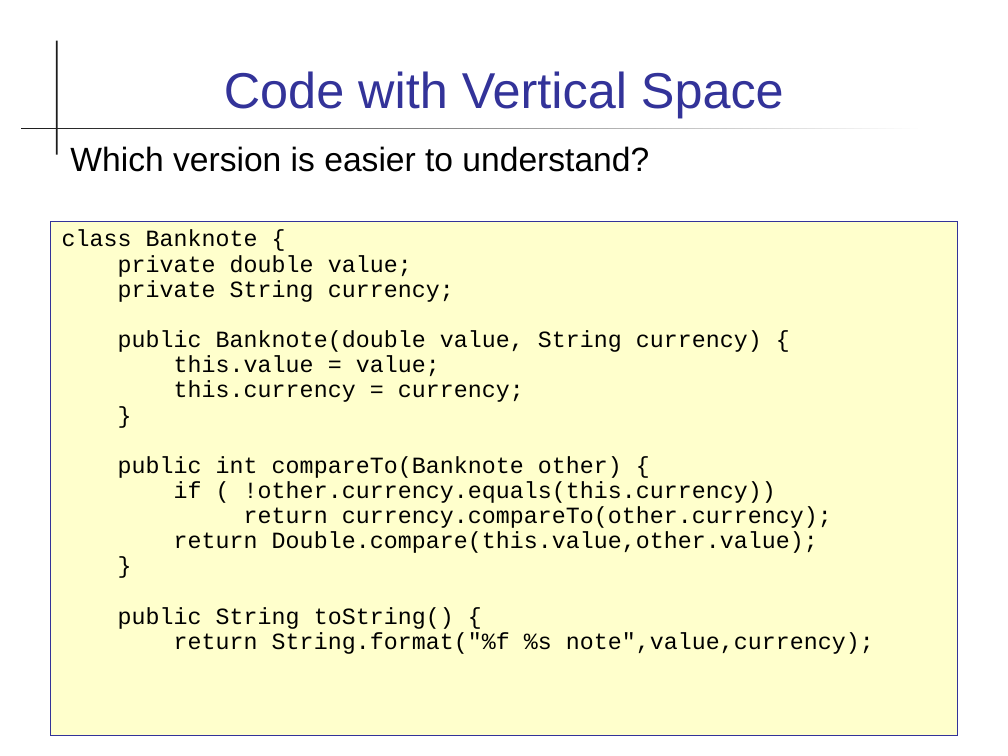
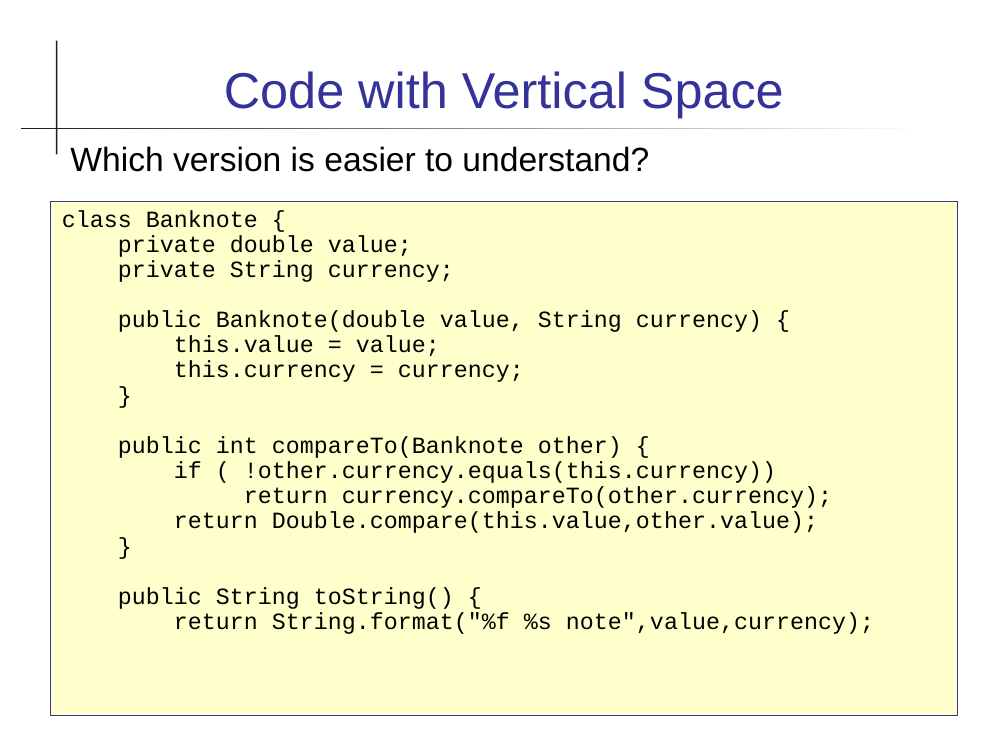
Before and after one commit to skeoop/skeoop.github.io, a slide deck: slide 8 of week5/Coding-Guidelines.ppt. Drawn at 1008x756 pixels with LibreOffice and Linux fonts; fonts in the diff are those of the drawing. Boxes give left, top, right and bottom in pixels: in the first picture for what was removed or moved away, otherwise in the second. Text is boxed around its words. In the diff, an @@ line names an element or a change of style, - is before the commit and + after.

```diff
--- a/week5/Coding-Guidelines.ppt
+++ b/week5/Coding-Guidelines.ppt
@@ text "class Banknote {": place and size @@
-text "class Banknote {" at [50,222,958,736]
+text "class Banknote {" at [50,202,958,716]
```
Also in this commit, not shown: 15 other slides changed, 9 other files.
